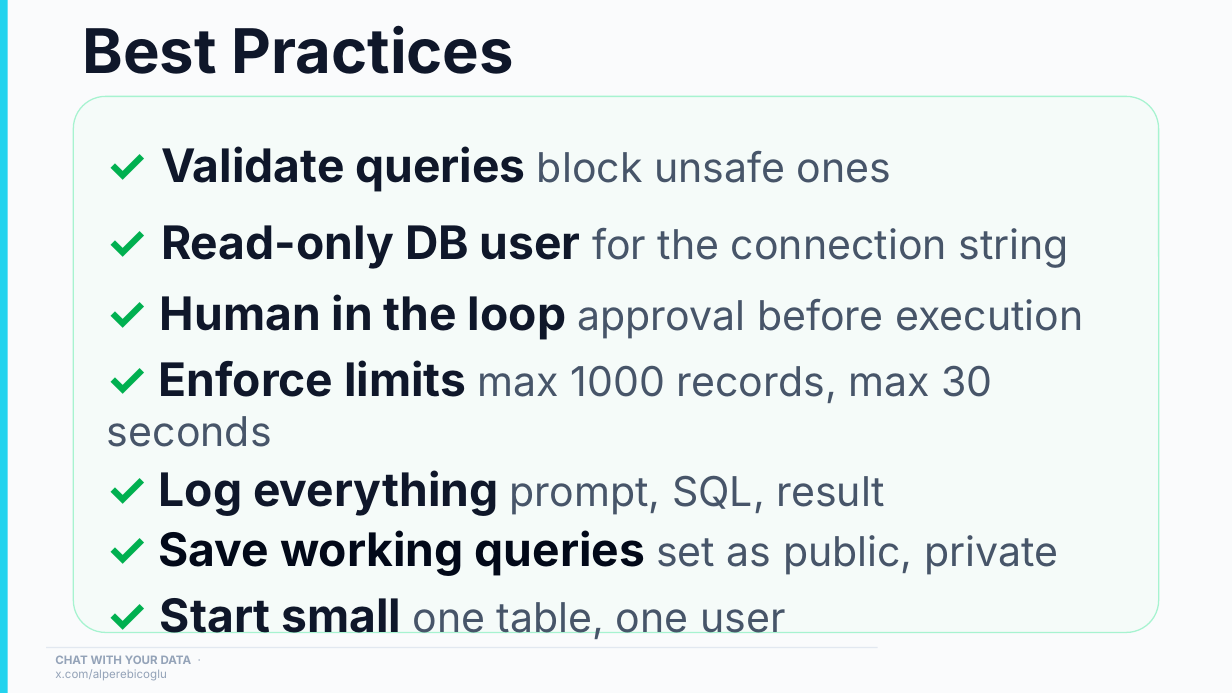
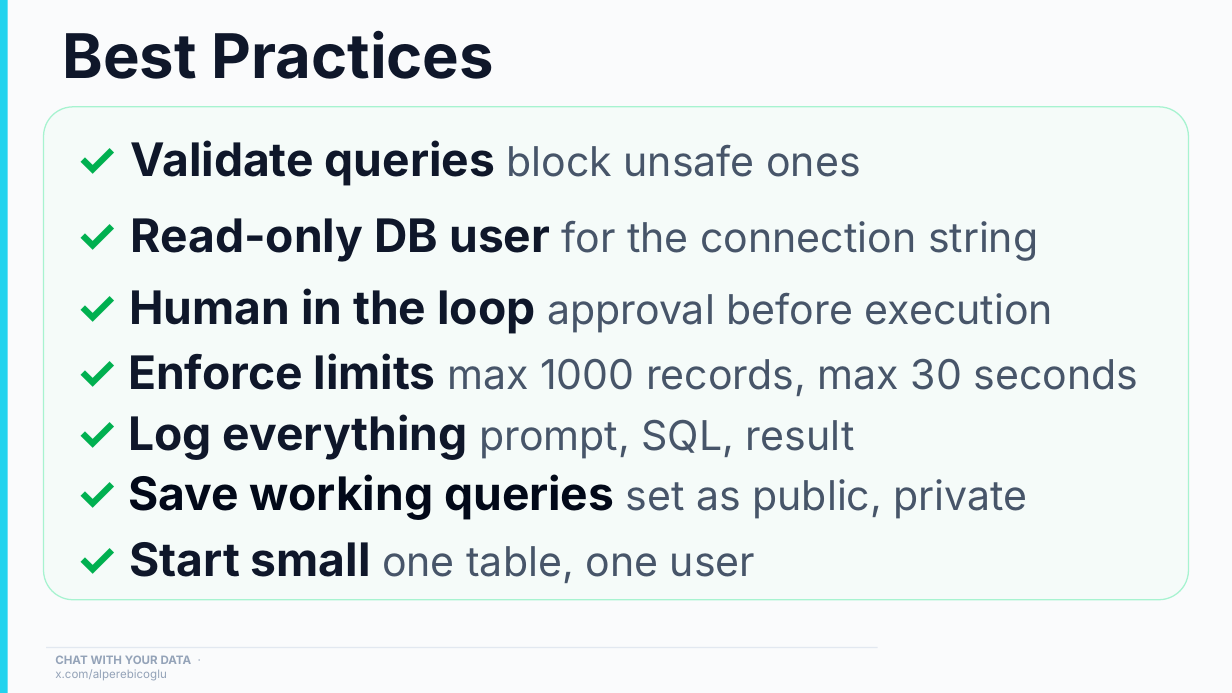
Before and after one commit to ebicoglu/chat-with-your-data-conference, a slide deck: slide 21 of Presentation.pptx. Drawn at 1232x693 pixels with LibreOffice and Linux fonts; fonts in the diff are those of the drawing; background and template pictures are left out. Boxes give left, top, right and bottom in pixels: in the first picture for what was removed or moved away, otherwise in the second. Text is boxed around its words. In the diff, an @@ line names an element or a change of style, - is before the commit and + after.

```diff
--- a/Presentation.pptx
+++ b/Presentation.pptx
@@ title "Best Practices": place and size @@
-title "Best Practices" at [83,25,514,74]
+title "Best Practices" at [63,30,494,79]
@@ rounded rectangle "✓ Validate queries block unsafe ...": place and size @@
-rounded rectangle "✓ Validate queries block unsafe ..." at [73,96,1159,632]
+rounded rectangle "✓ Validate queries block unsafe ..." at [43,107,1189,600]
@@ rounded rectangle "✓ Validate queries block unsafe ..." at [43,107,1189,600]: vertical alignment top to middle @@
```
Also in this commit, not shown: 5 other slides changed.
